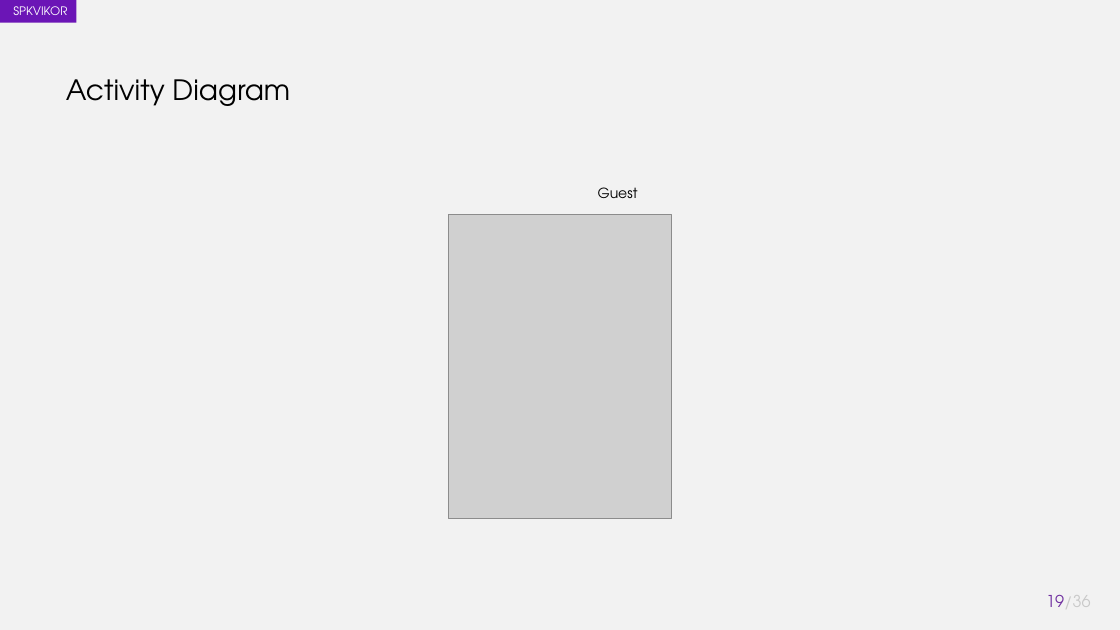
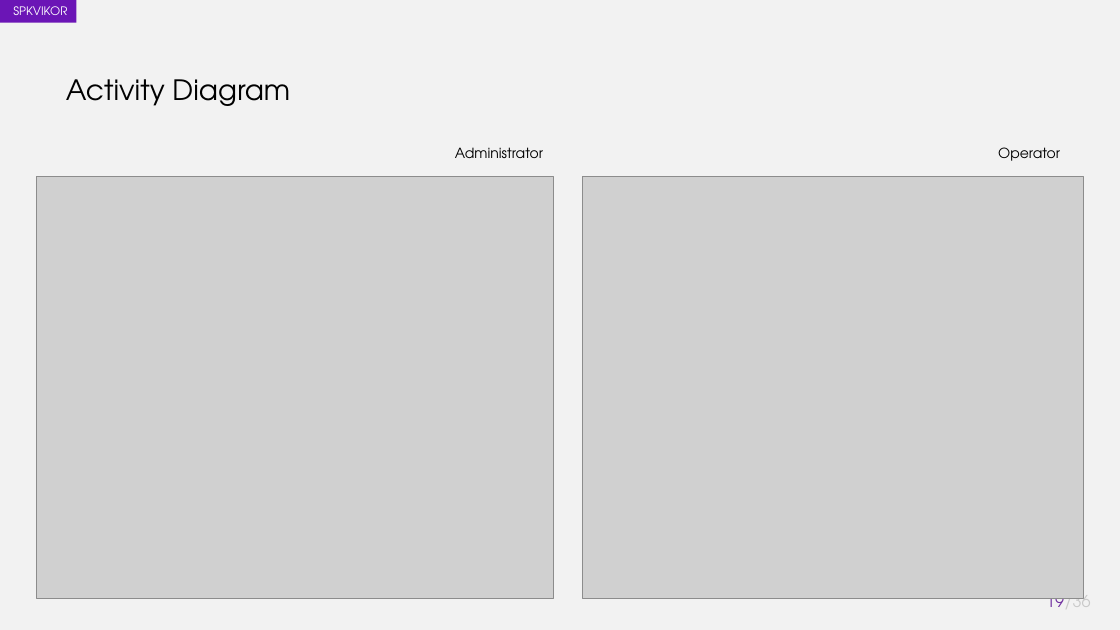
Before and after one commit to akhmadali7/TugasAkhir, a slide deck: slide 19 of PPT - TA - Akhmad Ali Sajidin.pptx. Drawn at 1120x630 pixels with LibreOffice and Linux fonts; fonts in the diff are those of the drawing; grey boxes stand for pictures. Boxes give left, top, right and bottom in pixels: in the first picture for what was removed or moved away, otherwise in the second. Text is boxed around its words. In the diff, an @@ line names an element or a change of style, - is before the commit and + after.

```diff
--- a/PPT - TA - Akhmad Ali Sajidin.pptx
+++ b/PPT - TA - Akhmad Ali Sajidin.pptx
@@ group added at bbox=[37, 147, 1084, 598]: 2 texts, 2 pictures @@
+Administrator
+Operator
@@ text removed at bbox=[598, 187, 638, 198] @@
-Guest
@@ picture removed at bbox=[449, 214, 671, 519] @@
```
Also in this commit, not shown: 1 other slide changed, 2 other files.
